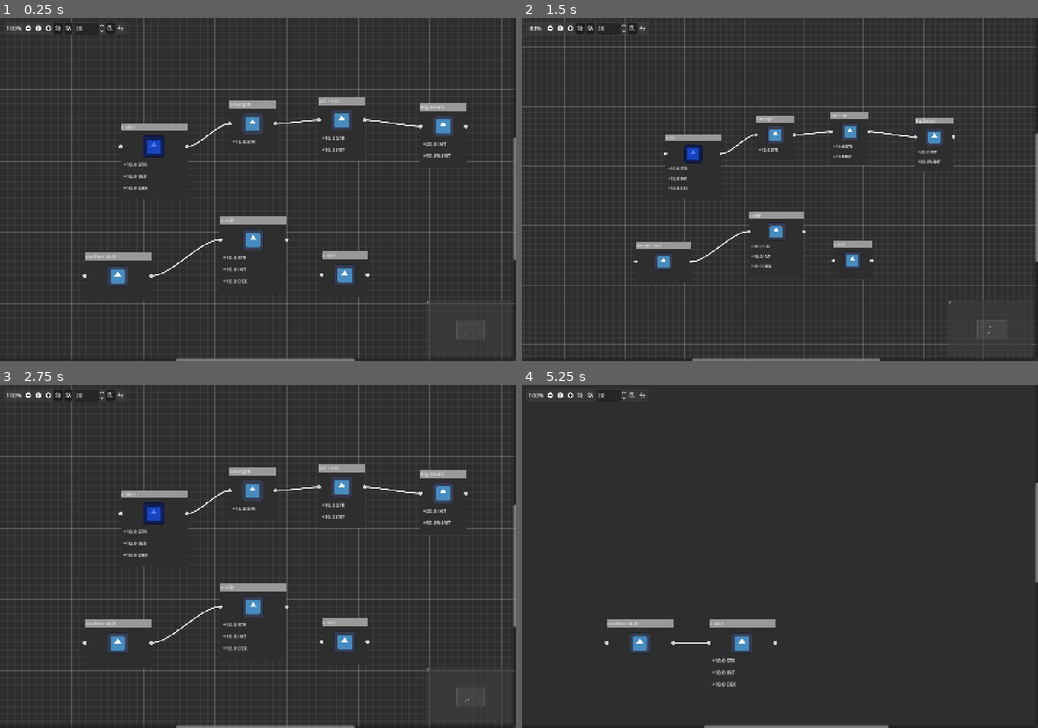
Above: before the commit, frames 1-4 (two rows, left to right).
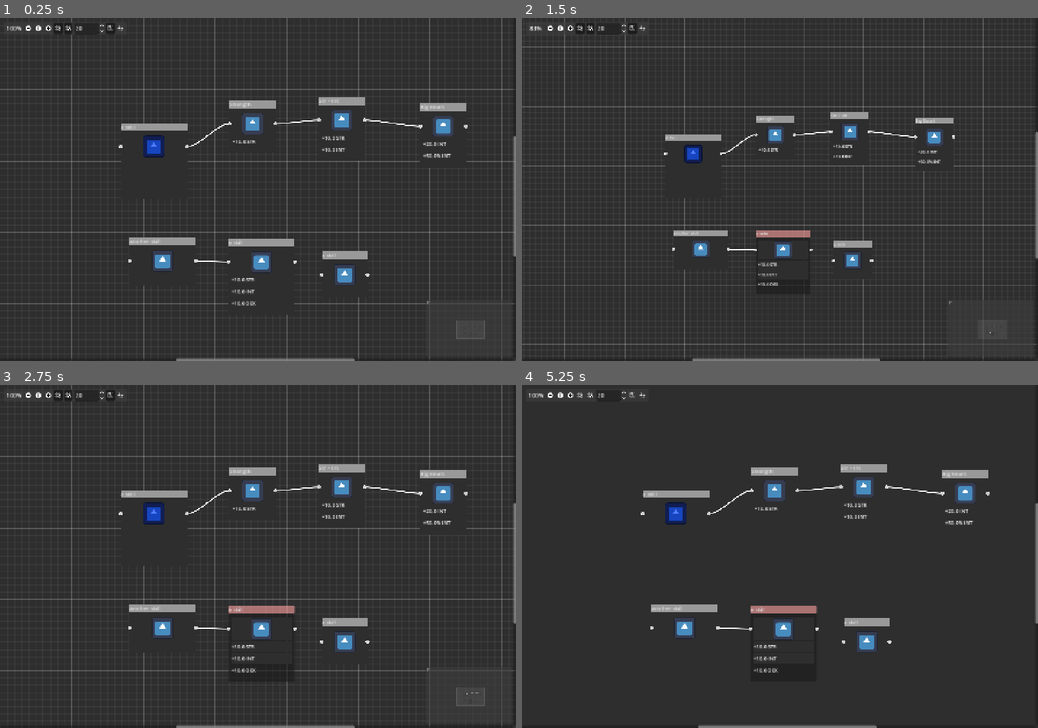
Above: after the commit, the same moments.

Repository: Koaieus/skill-tree-of-life
Game: Godot game, scene res://main.tscn
The game is run twice, just before and just after one commit, with the same random seed, the same clock (stepped at 60 frames per second) and the same inputs. The engine's default icon, where the game draws it, is replaced by a stand-in: a white triangle on a blue panel in a dark square.
Inputs (mouse positions are in pixels of both pictures, inside the frame that each line leads up to):
- Up to frame 1 (0.25 s): no input
- Up to frame 2 (1.5 s): click (774, 240) at 0.52 s; click (547, 28) at 1.25 s
- Up to frame 3 (2.75 s): click (46, 395) at 2 s
- Up to frame 4 (5.25 s): click (578, 395) at 2.75 s; click (589, 395) at 3.5 s; click (630, 395) at 4.25 s; click (640, 395) at 5 s

The runs differ from the first frame. In frame 1, 2.6% of the frame differs, in the area x 16-100%, y 34-87%; in frame 2, 1.8%; in frame 3, 2.6%; in frame 4, 5.3%, in the area x 16-100%, y 23-100%.

Commit message:
Work on stats system

Diff:
--- a/main.tscn
+++ b/main.tscn
@@ -1,20 +1,12 @@
-[gd_scene load_steps=8 format=3 uid="uid://cifdsy0tgbjj2"]
+[gd_scene load_steps=7 format=3 uid="uid://cifdsy0tgbjj2"]
 
 [ext_resource type="PackedScene" uid="uid://tm13xqmslpor" path="res://player.tscn" id="2_1bvp3"]
-[ext_resource type="Script" uid="uid://cl2frtwgr21wg" path="res://stats.gd" id="3_lquwl"]
 [ext_resource type="PackedScene" uid="uid://cp7jtjmcxyxlm" path="res://tree_graph_edit.tscn" id="4_7mycd"]
 [ext_resource type="PackedScene" uid="uid://dxsj4sc2n6kcm" path="res://tree_node.tscn" id="5_lquwl"]
+[ext_resource type="Script" uid="uid://c4wli7tfhudjl" path="res://stat_system/modifier/_number_stat_modifier.gd" id="6_5vw27"]
 [ext_resource type="PackedScene" uid="uid://ocw3oj3rx4gr" path="res://mod.tscn" id="6_272bh"]
 [ext_resource type="PackedScene" uid="uid://bykuqbr2eeh8j" path="res://skills.tscn" id="7_5vw27"]
 
-[sub_resource type="Resource" id="Resource_272bh"]
-script = ExtResource("3_lquwl")
-level = 1
-STR = 0
-INT = 0
-DEX = 0
-metadata/_custom_type_script = "uid://cl2frtwgr21wg"
-
 [node name="Main" type="Node"]
 
 [node name="Players" type="Node" parent="."]
@@ -22,7 +14,6 @@
 
 [node name="Player" parent="Players" node_paths=PackedStringArray("core") instance=ExtResource("2_1bvp3")]
 core = NodePath("../../VBoxContainer/TreeGraphEdit/TreeNode")
-stats = SubResource("Resource_272bh")
 color = Color(0.31512, 0.490913, 1, 1)
 
 [node name="VBoxContainer" type="VBoxContainer" parent="."]
@@ -65,11 +56,11 @@
 }])
 
 [node name="TreeNode" parent="VBoxContainer/TreeGraphEdit" index="1"]
-offset_left = 614.0
-offset_top = 555.0
-offset_right = 799.0
-offset_bottom = 768.0
-position_offset = Vector2(614, 555)
+offset_left = 637.0
+offset_top = 617.0
+offset_right = 822.0
+offset_bottom = 830.0
+position_offset = Vector2(637, 617)
 slot/3/left_enabled = false
 slot/3/left_type = 0
 slot/3/left_color = Color(1, 1, 1, 1)
@@ -113,11 +104,11 @@
 stat = "DEX"
 
 [node name="TreeNode2" parent="VBoxContainer/TreeGraphEdit" index="2"]
-offset_left = 236.0
-offset_top = 656.0
-offset_right = 421.0
-offset_bottom = 792.0
-position_offset = Vector2(236, 656)
+offset_left = 361.0
+offset_top = 614.0
+offset_right = 546.0
+offset_bottom = 750.0
+position_offset = Vector2(361, 614)
 
 [node name="Start" parent="VBoxContainer/TreeGraphEdit" node_paths=PackedStringArray("owned_by") instance=ExtResource("5_lquwl")]
 layout_mode = 0
@@ -127,6 +118,50 @@
 offset_bottom = 507.0
 mouse_filter = 1
 position_offset = Vector2(336, 294)
+owned_by = NodePath("../../../Players/Player")
+modifiers = Array[ExtResource("6_5vw27")]([null])
+
+[node name="TreeNode3" parent="VBoxContainer/TreeGraphEdit" instance=ExtResource("5_lquwl")]
+layout_mode = 0
+offset_left = 897.0
+offset_top = 653.0
+offset_right = 1025.0
+offset_bottom = 781.0
+mouse_filter = 1
+position_offset = Vector2(897, 653)
+
+[node name="Strength" parent="VBoxContainer/TreeGraphEdit" instance=ExtResource("5_lquwl")]
+layout_mode = 0
+offset_left = 640.0
+offset_top = 230.0
+offset_right = 768.0
+offset_bottom = 377.0
+mouse_filter = 1
+position_offset = Vector2(640, 230)
+title = "Strength"
+slot/3/left_enabled = false
+slot/3/left_type = 0
+slot/3/left_color = Color(1, 1, 1, 1)
+slot/3/left_icon = null
+slot/3/right_enabled = false
+slot/3/right_type = 0
+slot/3/right_color = Color(1, 1, 1, 1)
+slot/3/right_icon = null
+slot/3/draw_stylebox = true
+
+[node name="Mod" parent="VBoxContainer/TreeGraphEdit/Strength" instance=ExtResource("6_272bh")]
+layout_mode = 2
+amount = 10.0
+
+[node name="StrInt" parent="VBoxContainer/TreeGraphEdit" instance=ExtResource("5_lquwl")]
+layout_mode = 0
+offset_left = 889.0
+offset_top = 220.0
+offset_right = 1017.0
+offset_bottom = 400.0
+mouse_filter = 1
+position_offset = Vector2(889, 220)
+title = "Str + Int"
 slot/3/left_enabled = false
 slot/3/left_type = 0
 slot/3/left_color = Color(1, 1, 1, 1)
@@ -145,72 +180,25 @@
 slot/4/right_color = Color(1, 1, 1, 1)
 slot/4/right_icon = null
 slot/4/draw_stylebox = true
-slot/5/left_enabled = false
-slot/5/left_type = 0
-slot/5/left_color = Color(1, 1, 1, 1)
-slot/5/left_icon = null
-slot/5/right_enabled = false
-slot/5/right_type = 0
-slot/5/right_color = Color(1, 1, 1, 1)
-slot/5/right_icon = null
-slot/5/draw_stylebox = true
-owned_by = NodePath("../../../Players/Player")
-
-[node name="Mod" parent="VBoxContainer/TreeGraphEdit/Start" instance=ExtResource("6_272bh")]
-layout_mode = 2
-amount = 10.0
-
-[node name="Mod2" parent="VBoxContainer/TreeGraphEdit/Start" instance=ExtResource("6_272bh")]
-layout_mode = 2
-amount = 10.0
-stat = "INT"
-
-[node name="Mod3" parent="VBoxContainer/TreeGraphEdit/Start" instance=ExtResource("6_272bh")]
-layout_mode = 2
-amount = 10.0
-stat = "DEX"
-
-[node name="TreeNode3" parent="VBoxContainer/TreeGraphEdit" instance=ExtResource("5_lquwl")]
-layout_mode = 0
-offset_left = 897.0
-offset_top = 653.0
-offset_right = 1025.0
-offset_bottom = 781.0
-mouse_filter = 1
-position_offset = Vector2(897, 653)
-
-[node name="Strength" parent="VBoxContainer/TreeGraphEdit" instance=ExtResource("5_lquwl")]
-layout_mode = 0
-offset_left = 640.0
-offset_top = 230.0
-offset_right = 768.0
-offset_bottom = 377.0
-mouse_filter = 1
-position_offset = Vector2(640, 230)
-title = "Strength"
-slot/3/left_enabled = false
-slot/3/left_type = 0
-slot/3/left_color = Color(1, 1, 1, 1)
-slot/3/left_icon = null
-slot/3/right_enabled = false
-slot/3/right_type = 0
-slot/3/right_color = Color(1, 1, 1, 1)
-slot/3/right_icon = null
-slot/3/draw_stylebox = true
-
-[node name="Mod" parent="VBoxContainer/TreeGraphEdit/Strength" instance=ExtResource("6_272bh")]
-layout_mode = 2
-amount = 10.0
-
-[node name="StrInt" parent="VBoxContainer/TreeGraphEdit" instance=ExtResource("5_lquwl")]
-layout_mode = 0
-offset_left = 889.0
-offset_top = 220.0
-offset_right = 1017.0
-offset_bottom = 400.0
-mouse_filter = 1
-position_offset = Vector2(889, 220)
-title = "Str + Int"
+
+[node name="Mod" parent="VBoxContainer/TreeGraphEdit/StrInt" instance=ExtResource("6_272bh")]
+layout_mode = 2
+amount = 10.0
+
+[node name="Mod2" parent="VBoxContainer/TreeGraphEdit/StrInt" instance=ExtResource("6_272bh")]
+layout_mode = 2
+amount = 10.0
+stat = "INT"
+
+[node name="BigInt" parent="VBoxContainer/TreeGraphEdit" instance=ExtResource("5_lquwl")]
+layout_mode = 0
+offset_left = 1172.0
+offset_top = 237.0
+offset_right = 1300.0
+offset_bottom = 417.0
+mouse_filter = 1
+position_offset = Vector2(1172, 237)
+title = "Big Smart"
 slot/3/left_enabled = false
 slot/3/left_type = 0
 slot/3/left_color = Color(1, 1, 1, 1)
@@ -230,43 +218,6 @@
 slot/4/right_icon = null
 slot/4/draw_stylebox = true
 
-[node name="Mod" parent="VBoxContainer/TreeGraphEdit/StrInt" instance=ExtResource("6_272bh")]
-layout_mode = 2
-amount = 10.0
-
-[node name="Mod2" parent="VBoxContainer/TreeGraphEdit/StrInt" instance=ExtResource("6_272bh")]
-layout_mode = 2
-amount = 10.0
-stat = "INT"
-
-[node name="BigInt" parent="VBoxContainer/TreeGraphEdit" instance=ExtResource("5_lquwl")]
-layout_mode = 0
-offset_left = 1172.0
-offset_top = 237.0
-offset_right = 1300.0
-offset_bottom = 417.0
-mouse_filter = 1
-position_offset = Vector2(1172, 237)
-title = "Big Smart"
-slot/3/left_enabled = false
-slot/3/left_type = 0
-slot/3/left_color = Color(1, 1, 1, 1)
-slot/3/left_icon = null
-slot/3/right_enabled = false
-slot/3/right_type = 0
-slot/3/right_color = Color(1, 1, 1, 1)
-slot/3/right_icon = null
-slot/3/draw_stylebox = true
-slot/4/left_enabled = false
-slot/4/left_type = 0
-slot/4/left_color = Color(1, 1, 1, 1)
-slot/4/left_icon = null
-slot/4/right_enabled = false
-slot/4/right_type = 0
-slot/4/right_color = Color(1, 1, 1, 1)
-slot/4/right_icon = null
-slot/4/draw_stylebox = true
-
 [node name="Mod2" parent="VBoxContainer/TreeGraphEdit/BigInt" instance=ExtResource("6_272bh")]
 layout_mode = 2
 amount = 20.0
--- a/player.gd
+++ b/player.gd
@@ -1,7 +1,20 @@
+extends TreeEntity
 class_name Player
-extends TreeEntity
 
-@export var player_name: String = name
+signal level_up(new_level: int, difference: int)
+signal level_down(new_level: int, difference: int)
+
+@export var player_name: String = "Player"
+@export var level: int = 1:
+	get(): return level
+	set(value):
+		var difference: int = level - value
+		if difference == 0:
+			return
+		if difference > 0:
+			_on_level_up(value, difference)
+		else:
+			_on_level_down(value, difference)
 
 # Called when the node enters the scene tree for the first time.
 func _ready() -> void:
@@ -11,3 +24,9 @@
 # Called every frame. 'delta' is the elapsed time since the previous frame.
 func _process(delta: float) -> void:
 	pass
+
+func _on_level_up(new_level: int, difference: int) -> void:
+	emit_signal("level_up", new_level, difference)
+
+func _on_level_down(new_level: int, difference: int) -> void:
+	emit_signal("level_down", new_level, difference)
--- a/player.tscn
+++ b/player.tscn
@@ -1,6 +1,6 @@
 [gd_scene load_steps=2 format=3 uid="uid://tm13xqmslpor"]
 
-[ext_resource type="Script" uid="uid://s5f18jfxg8sn" path="res://tree_entity.gd" id="1_onrkg"]
+[ext_resource type="Script" uid="uid://dlb3kc61sy7r2" path="res://player.gd" id="1_4flbx"]
 
 [node name="Player" type="Node"]
-script = ExtResource("1_onrkg")
+script = ExtResource("1_4flbx")
--- a/skills.tscn
+++ b/skills.tscn
@@ -1,8 +1,25 @@
-[gd_scene load_steps=4 format=3 uid="uid://bykuqbr2eeh8j"]
+[gd_scene load_steps=8 format=3 uid="uid://bykuqbr2eeh8j"]
 
 [ext_resource type="PackedScene" uid="uid://dxsj4sc2n6kcm" path="res://tree_node.tscn" id="1_ne31x"]
 [ext_resource type="Script" uid="uid://ddsja4fdwhs6i" path="res://skills.gd" id="1_whxui"]
-[ext_resource type="PackedScene" uid="uid://ocw3oj3rx4gr" path="res://mod.tscn" id="2_whxui"]
+[ext_resource type="Script" uid="uid://c4wli7tfhudjl" path="res://stat_system/modifier/_number_stat_modifier.gd" id="3_whxui"]
+[ext_resource type="Script" uid="uid://cfpnfqaij275b" path="res://stat_system/modifier/int_stat_modifier.gd" id="4_jp2yk"]
+[ext_resource type="Script" uid="uid://gj017hef4u2b" path="res://stats/list/dex_stat.gd" id="5_g3cwk"]
+
+[sub_resource type="Resource" id="Resource_g3cwk"]
+script = ExtResource("4_jp2yk")
+operation_value = 0
+operation = 10
+stat_key = ExtResource("5_g3cwk")
+apply_count = 1
+metadata/_custom_type_script = "uid://cfpnfqaij275b"
+
+[sub_resource type="Resource" id="Resource_jp2yk"]
+script = ExtResource("4_jp2yk")
+operation_value = 0
+operation = 10
+apply_count = 1
+metadata/_custom_type_script = "uid://cfpnfqaij275b"
 
 [node name="Skills" type="GridContainer"]
 anchors_preset = 15
@@ -19,90 +36,22 @@
 
 [node name="Strength" parent="." instance=ExtResource("1_ne31x")]
 layout_mode = 2
-offset_top = 16.0
 offset_right = 128.0
-offset_bottom = 160.0
+offset_bottom = 128.0
 title = "Strength"
-slot/3/left_enabled = false
-slot/3/left_type = 0
-slot/3/left_color = Color(1, 1, 1, 1)
-slot/3/left_icon = null
-slot/3/right_enabled = false
-slot/3/right_type = 0
-slot/3/right_color = Color(1, 1, 1, 1)
-slot/3/right_icon = null
-slot/3/draw_stylebox = true
-
-[node name="Mod" parent="Strength" instance=ExtResource("2_whxui")]
-layout_mode = 2
-amount = 10.0
+modifiers = Array[ExtResource("3_whxui")]([SubResource("Resource_g3cwk")])
 
 [node name="StrInt" parent="." instance=ExtResource("1_ne31x")]
 layout_mode = 2
 offset_left = 144.0
 offset_right = 272.0
-offset_bottom = 177.0
+offset_bottom = 128.0
 title = "Str + Int"
-slot/3/left_enabled = false
-slot/3/left_type = 0
-slot/3/left_color = Color(1, 1, 1, 1)
-slot/3/left_icon = null
-slot/3/right_enabled = false
-slot/3/right_type = 0
-slot/3/right_color = Color(1, 1, 1, 1)
-slot/3/right_icon = null
-slot/3/draw_stylebox = true
-slot/4/left_enabled = false
-slot/4/left_type = 0
-slot/4/left_color = Color(1, 1, 1, 1)
-slot/4/left_icon = null
-slot/4/right_enabled = false
-slot/4/right_type = 0
-slot/4/right_color = Color(1, 1, 1, 1)
-slot/4/right_icon = null
-slot/4/draw_stylebox = true
-
-[node name="Mod" parent="StrInt" instance=ExtResource("2_whxui")]
-layout_mode = 2
-amount = 10.0
-
-[node name="Mod2" parent="StrInt" instance=ExtResource("2_whxui")]
-layout_mode = 2
-amount = 10.0
-stat = "INT"
+modifiers = Array[ExtResource("3_whxui")]([SubResource("Resource_jp2yk")])
 
 [node name="BigInt" parent="." instance=ExtResource("1_ne31x")]
 layout_mode = 2
 offset_left = 288.0
 offset_right = 416.0
-offset_bottom = 177.0
+offset_bottom = 128.0
 title = "Big Smart"
-slot/3/left_enabled = false
-slot/3/left_type = 0
-slot/3/left_color = Color(1, 1, 1, 1)
-slot/3/left_icon = null
-slot/3/right_enabled = false
-slot/3/right_type = 0
-slot/3/right_color = Color(1, 1, 1, 1)
-slot/3/right_icon = null
-slot/3/draw_stylebox = true
-slot/4/left_enabled = false
-slot/4/left_type = 0
-slot/4/left_color = Color(1, 1, 1, 1)
-slot/4/left_icon = null
-slot/4/right_enabled = false
-slot/4/right_type = 0
-slot/4/right_color = Color(1, 1, 1, 1)
-slot/4/right_icon = null
-slot/4/draw_stylebox = true
-
-[node name="Mod2" parent="BigInt" instance=ExtResource("2_whxui")]
-layout_mode = 2
-amount = 20.0
-stat = "INT"
-
-[node name="Mod" parent="BigInt" instance=ExtResource("2_whxui")]
-layout_mode = 2
-amount = 50.0
-stat = "INT"
-operation = 1
--- a/stat_system/aggregated/pool/int_pool_stat.gd
+++ b/stat_system/aggregated/pool/int_pool_stat.gd
@@ -2,13 +2,13 @@
 class_name IntPoolStat
 
 
-@export var max: IntStat = IntStat.new():
+@export var max: IntStat = IntStat.new(0):
 	set(_max_value):
 		max = _max_value
 		_max = max
 		set_default_value(default_value)
 
-@export var min: IntStat = IntStat.new():
+@export var min: IntStat = IntStat.new(0):
 	set(_min_value):
 		min = _min_value
 		_min = min
--- a/stat_system/computed/_number_stat.gd
+++ b/stat_system/computed/_number_stat.gd
@@ -5,6 +5,10 @@
 signal decreased(value: Variant, amount: Variant)
 
 var _multiplier: float = 1.0
+
+var multiplier: float:
+	get:
+		return _multiplier
 
 func compute() -> void:
 	var previous = _value
@@ -14,11 +18,7 @@
 	 # Run inherited compute function, which may or may not modify `_multiplier`
 	super()
 	# Apply multiplier (once)
-	if _value is int:
-		value = roundi(value * _multiplier)
-	else:
-		value *= _multiplier
-
+	apply_multiplier()
 
 	if previous == null:
 		return
@@ -29,3 +29,6 @@
 		increased.emit(value, amount)
 	elif amount < 0:
 		decreased.emit(value, amount)
+
+func apply_multiplier() -> void:
+	value *= _multiplier
--- a/stat_system/computed/int_stat.gd
+++ b/stat_system/computed/int_stat.gd
@@ -10,3 +10,6 @@
 		default_value = _default_value
 		base_value = default_value
 		_value = default_value
+
+func apply_multiplier():
+	value = roundi(value * _multiplier)
--- a/stat_system/stat.gd
+++ b/stat_system/stat.gd
@@ -2,6 +2,13 @@
 class_name Stat
 
 signal value_changed
+
+@export var abbreviation: StringName = ""
+@export var description: String = ""
+#func abbreviation()-> String:
+	#return ""
+#func description() -> String:
+	#return ""
 
 ## Key that defines the uniqueness of a stat
 var key: Variant:
--- a/stat_system/stat_manager.gd
+++ b/stat_system/stat_manager.gd
@@ -23,6 +23,8 @@
 func get_stat(key: Variant) -> Stat:
 	return _stats.get_stat(key) if _stats != null else null
 
+func get_stats_class_name() -> String:
+	return "Stats"
 
 #region Stat Modifiers
 ## Add a stat modifier to a stat
@@ -47,6 +49,8 @@
 	_stats.clear_stat_modifiers()
 #endregion
 
+func _ready() -> void:
+	pass
 
 #region Multiplayer
 ####
@@ -89,3 +93,34 @@
 	#if stat:
 		#stat.value = value
 #endregion
+
+# The magic to add a custom property to manage:
+func _get_property_list() -> Array:
+	var result: Array = []
+
+	result.append({
+		"name": "stats",
+		"class_name": &"Resource",
+		"type": TYPE_OBJECT,
+		"hint": PROPERTY_HINT_RESOURCE_TYPE,
+		"hint_string": get_stats_class_name(),
+		"usage": 4102,
+	})
+
+	return result
+
+func _get_configuration_warnings() -> PackedStringArray:
+	var warnings: PackedStringArray = []
+
+	var stats_class: String = get_stats_class_name()
+
+	if not stats_class:
+		return ['Select stats class to manage']
+
+	if stats_class == 'Stats':
+		warnings.append('Pick a concrete subclass to manage (not "Stats")')
+
+	#if not stats_class.get_script_constant_map().get('IS_STATS', false):
+		#warnings.append('Managed stat class should be a subclass of `Stats`')
+
+	return warnings
--- a/stat_system/stat_modifier.gd
+++ b/stat_system/stat_modifier.gd
@@ -6,8 +6,8 @@
 ## Key for identifying the stat it acts on
 @export var stat_key: GDScript
 
-## Order in which the modifier is applied   (application: in ASCENDING order)
-@export var application_order: int = 1000;
+### Order in which the modifier is applied   (application: in ASCENDING order)
+var application_order: int = 1000;
 
 ## How many times this stat is applied
 @export var apply_count: int = 1:
--- a/stat_system/stats.gd
+++ b/stat_system/stats.gd
@@ -6,6 +6,8 @@
 ## like a character in an RPG who has health, mana, strength, etc.
 
 const EXPORTED_PROP = PROPERTY_USAGE_SCRIPT_VARIABLE | PROPERTY_USAGE_STORAGE | PROPERTY_USAGE_EDITOR
+
+const IS_STATS: bool = true
 
 ###
 # STATS
--- a/stat_system/utils.gd
+++ b/stat_system/utils.gd
@@ -1,4 +1,4 @@
-extends Script
+extends Node
 
 func connect_if_not_connected(sig: Signal, callable: Callable) -> void:
 	if not sig.is_connected(callable):
--- a/stats/entity_stat_manager.gd
+++ b/stats/entity_stat_manager.gd
@@ -2,22 +2,11 @@
 extends StatsManager
 class_name EntityStatsManager
 
+func get_stats_class_name():
+	return "EntityStats"
 
 func _ready() -> void:
 	if Engine.is_editor_hint():
 		return
 
 	super()
-
-func _get_property_list() -> Array:
-	var result: Array = []
-
-	result.append({
-		"name": "stats",
-		"class_name": &"Resource",
-		"type": TYPE_OBJECT,
-		"hint": PROPERTY_HINT_RESOURCE_TYPE,
-		"hint_string": "EntityStats",
-		"usage": 4102 })
-
-	return result
--- a/stats/entity_stats.gd
+++ b/stats/entity_stats.gd
@@ -1,6 +1,7 @@
 extends Stats
 class_name EntityStats
 
-@export var str: StrengthStat = StrengthStat.new(0)
-@export var int_: IntelligenceStat = IntelligenceStat.new(0)
-@export var dex: DexterityStat = DexterityStat.new(0)
+@export var skill_points: SkillPointPoolStat = SkillPointPoolStat.new()
+@export var strength: StrengthStat = StrengthStat.new(0)
+@export var intelligence: IntelligenceStat = IntelligenceStat.new(0)
+@export var dexterity: DexterityStat = DexterityStat.new(0)
--- /dev/null
+++ b/stats/list/skill_point_pool_stat.gd
@@ -0,0 +1,5 @@
+extends IntPoolStat
+class_name SkillPointPoolStat
+
+#func description():
+	#return "The skill points the tree entity can spend"
--- a/tree_entity.gd
+++ b/tree_entity.gd
@@ -4,13 +4,15 @@
 # Represents an `entity` that lives on a skill tree by owning 1 or more skills on it
 
 @export var core: TreeNode
-@export var stats: Stats = Stats.new()
+#@export var stats: Stats = EntityStats.new()
 @export_color_no_alpha var color: Color
 
+func _ready() -> void:
+	pass
 
-func _on_child_entered_tree(node: Node) -> void:
-	if node is TreeNode:
-		node.owner = self
-
-func _on_child_exiting_tree(node: Node) -> void:
-	pass # Replace with function body.
+#func _on_child_entered_tree(node: Node) -> void:
+	#if node is TreeNode:
+		#node.owner = self
+#
+#func _on_child_exiting_tree(node: Node) -> void:
+	#pass # Replace with function body.
--- a/tree_entity.tscn
+++ b/tree_entity.tscn
@@ -1,13 +1,72 @@
-[gd_scene load_steps=3 format=3 uid="uid://dcjpgyhts5inu"]
+[gd_scene load_steps=16 format=3 uid="uid://dcjpgyhts5inu"]
 
 [ext_resource type="Script" uid="uid://s5f18jfxg8sn" path="res://tree_entity.gd" id="1_fgaco"]
 [ext_resource type="Script" uid="uid://dvuuc7ytb0rla" path="res://stats/entity_stat_manager.gd" id="2_elqwa"]
+[ext_resource type="Script" uid="uid://1p5k05vwjaf2" path="res://stats/entity_stats.gd" id="3_8281m"]
+[ext_resource type="Script" uid="uid://gj017hef4u2b" path="res://stats/list/dex_stat.gd" id="3_g54k8"]
+[ext_resource type="Script" uid="uid://chokoff1ki83w" path="res://stats/list/int_stat.gd" id="4_ovnba"]
+[ext_resource type="Script" uid="uid://l4jhxvsxrrvy" path="res://stat_system/computed/int_stat.gd" id="6_au033"]
+[ext_resource type="Script" uid="uid://0ot8vtmgh6iq" path="res://stats/list/skill_point_pool_stat.gd" id="7_y7a68"]
+[ext_resource type="Script" uid="uid://cehpx155ql87x" path="res://stats/list/str_stat.gd" id="8_5ha82"]
+
+[sub_resource type="Resource" id="Resource_1rubt"]
+script = ExtResource("3_g54k8")
+default_value = 0
+abbreviation = &"dex"
+description = "Zoominess"
+metadata/_custom_type_script = "uid://gj017hef4u2b"
+
+[sub_resource type="Resource" id="Resource_nihcs"]
+script = ExtResource("4_ovnba")
+default_value = 0
+abbreviation = &"int"
+description = "Big Smart"
+metadata/_custom_type_script = "uid://chokoff1ki83w"
+
+[sub_resource type="Resource" id="Resource_77k73"]
+script = ExtResource("6_au033")
+default_value = 0
+abbreviation = &""
+description = ""
+metadata/_custom_type_script = "uid://l4jhxvsxrrvy"
+
+[sub_resource type="Resource" id="Resource_k6fnf"]
+script = ExtResource("6_au033")
+default_value = 0
+abbreviation = &""
+description = ""
+metadata/_custom_type_script = "uid://l4jhxvsxrrvy"
+
+[sub_resource type="Resource" id="Resource_r78mo"]
+script = ExtResource("7_y7a68")
+max = SubResource("Resource_77k73")
+min = SubResource("Resource_k6fnf")
+default_value = 0
+abbreviation = &"skillpts"
+description = "Number of skill points currently in use"
+metadata/_custom_type_script = "uid://0ot8vtmgh6iq"
+
+[sub_resource type="Resource" id="Resource_wcqib"]
+script = ExtResource("8_5ha82")
+default_value = 0
+abbreviation = &"str"
+description = "Strenght"
+metadata/_custom_type_script = "uid://cehpx155ql87x"
+
+[sub_resource type="Resource" id="Resource_8281m"]
+script = ExtResource("3_8281m")
+skill_points = SubResource("Resource_r78mo")
+strength = SubResource("Resource_wcqib")
+intelligence = SubResource("Resource_nihcs")
+dexterity = SubResource("Resource_1rubt")
+metadata/_custom_type_script = "uid://1p5k05vwjaf2"
 
 [node name="TreeEntity" type="Node"]
 script = ExtResource("1_fgaco")
 
 [node name="EntityStatsManager" type="Node" parent="."]
 script = ExtResource("2_elqwa")
+stats = SubResource("Resource_8281m")
 metadata/_custom_type_script = "uid://dvuuc7ytb0rla"
 
 [connection signal="child_entered_tree" from="." to="." method="_on_child_entered_tree"]
--- a/tree_node.gd
+++ b/tree_node.gd
@@ -8,6 +8,8 @@
 	set(value):
 		owned_by = value
 		update_owner(value)
+
+@export var modifiers: Array[NumberStatModifier] = []
 
 #@onready var button: Button = $Ports/ButtonBar/Button
 @onready var icon = $C/Icon
Renamed: stat_system/computed/float_stat_modifier.gd -> stat_system/modifier/float_stat_modifier.gd
Renamed: stat_system/computed/float_stat_modifier.gd.uid -> stat_system/modifier/float_stat_modifier.gd.uid
Renamed: stat_system/computed/int_stat_modifier.gd -> stat_system/modifier/int_stat_modifier.gd
Renamed: stat_system/computed/int_stat_modifier.gd.uid -> stat_system/modifier/int_stat_modifier.gd.uid
Renamed: stats/dex_stat.gd -> stats/list/dex_stat.gd
Renamed: stats/dex_stat.gd.uid -> stats/list/dex_stat.gd.uid
Renamed: stats/int_stat.gd -> stats/list/int_stat.gd
Renamed: stats/int_stat.gd.uid -> stats/list/int_stat.gd.uid
Not shown, added: stats/list/skill_point_pool_stat.gd.uid
Renamed: stats/str_stat.gd -> stats/list/str_stat.gd
Renamed: stats/str_stat.gd.uid -> stats/list/str_stat.gd.uid
